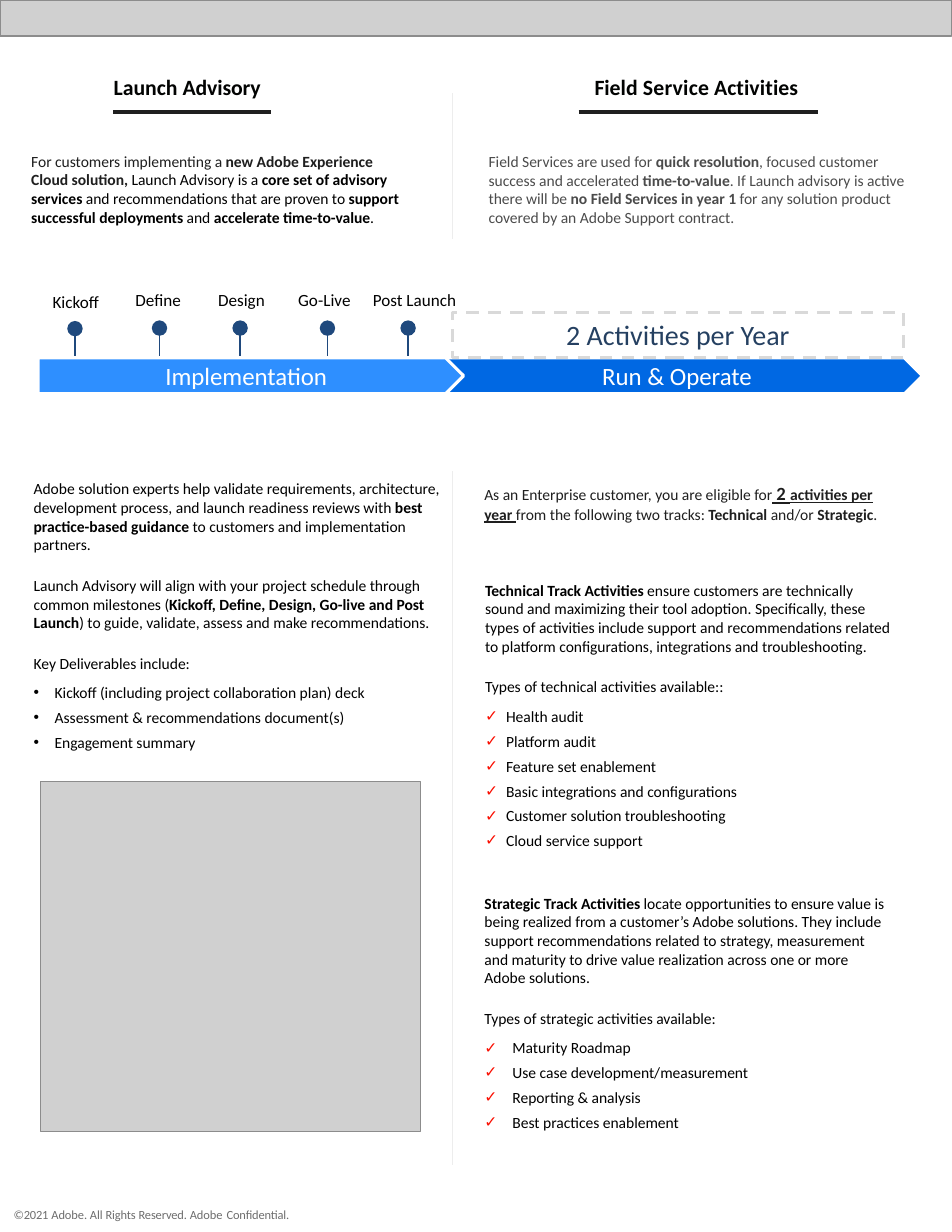
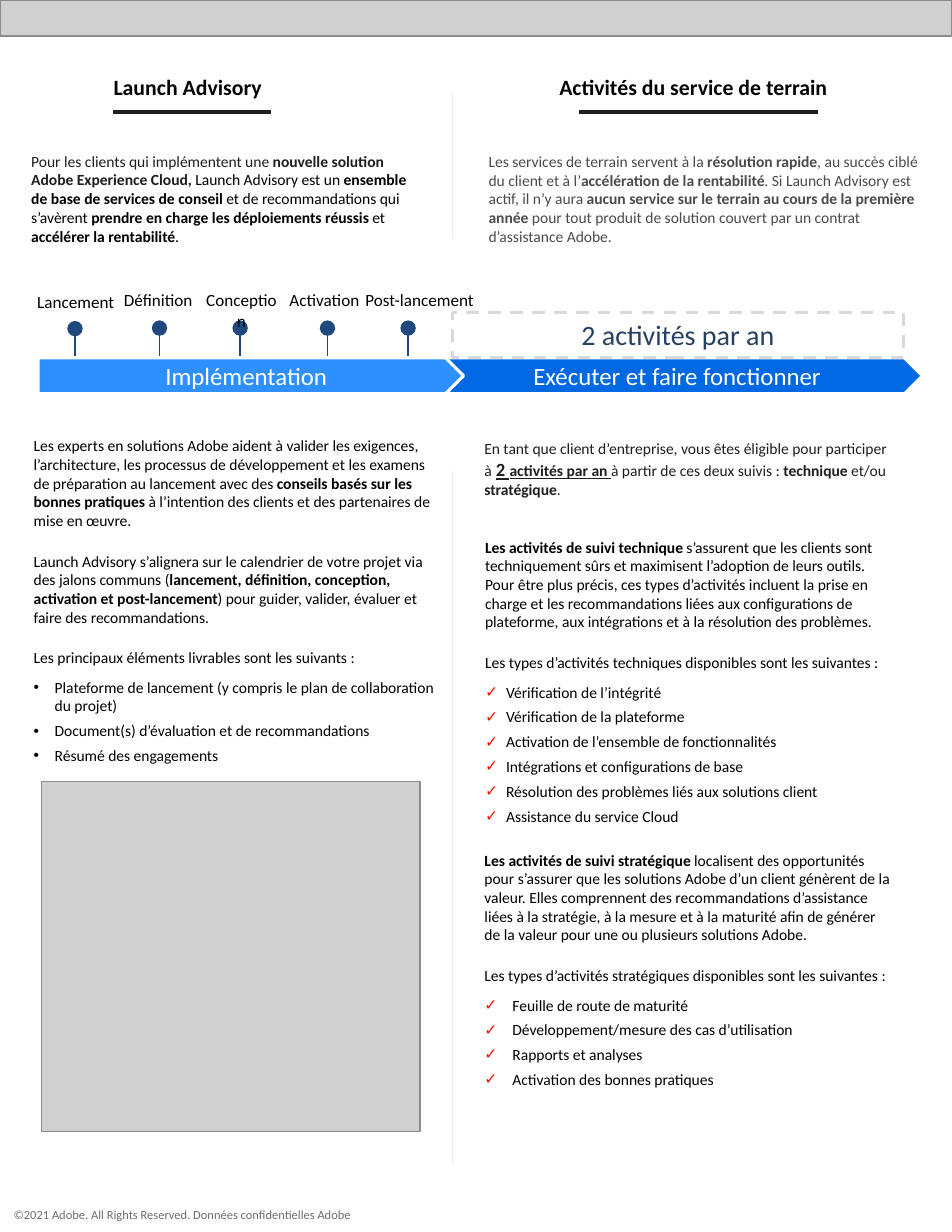
Before and after one commit to AdobeDocs/support-resources.fr-FR, a slide deck: slide 3 of help/data-sheets/assets/EnterpriseSupportDatasheet.pptx. Drawn at 952x1232 pixels with LibreOffice and Linux fonts; fonts in the diff are those of the drawing; grey boxes stand for pictures. Boxes give left, top, right and bottom in pixels: in the first picture for what was removed or moved away, otherwise in the second. Text is boxed around its words. In the diff, an @@ line names an element or a change of style, - is before the commit and + after.

```diff
--- a/help/data-sheets/assets/EnterpriseSupportDatasheet.pptx
+++ b/help/data-sheets/assets/EnterpriseSupportDatasheet.pptx
@@ text at (559,79,827,95): text changed @@
-Field Service Activities
+Activités du service de terrain
@@ text at (31,156,407,226): text changed @@
-For customers implementing a new Adobe Experience Cloud solution, Launch Advisory is a core set of advisory services and recommendations that are proven to support successful deployments and accelerate time-to-value.
+Pour les clients qui implémentent une nouvelle solution Adobe Experience Cloud, Launch Advisory est un ensemble de base de services de conseil et de recommandations qui s’avèrent prendre en charge les déploiements réussis et accélérer la rentabilité.
@@ text at (489,156,918,242): text changed @@
-Field Services are used for quick resolution, focused customer success and accelerated time-to-value. If Launch advisory is active there will be no Field Services in year 1 for any solution product covered by an Adobe Support contract.
+Les services de terrain servent à la résolution rapide, au succès ciblé du client et à l’accélération de la rentabilité. Si Launch Advisory est actif, il n’y aura aucun service sur le terrain au cours de la première année pour tout produit de solution couvert par un contrat d’assistance Adobe.
@@ text at (37,297,114,308): text changed @@
-Kickoff
+Lancement
@@ text at (124,294,192,306): text changed @@
-Define
+Définition
@@ text at (289,294,359,306): text changed @@
-Go-Live
+Activation
@@ text at (365,294,473,306): text changed @@
-Post Launch
+Post-lancement
@@ text in rectangle at (581,325,774,350): text changed @@
-2 Activities per Year
+2 activités par an
@@ text in pentagon arrow at (165,367,327,389): text changed @@
-Implementation
+Implémentation
@@ text in pentagon arrow at (533,368,821,386): text changed @@
-Run & Operate
+Exécuter et faire fonctionner
@@ text at (34,440,434,764): text changed @@
-Adobe solution experts help validate requirements, architecture, development process, and launch readiness reviews with best practice-based guidance to customers and implementation partners.
-Launch Advisory will align with your project schedule through common milestones (Kickoff, Define, Design, Go-live and Post Launch) to guide, validate, assess and make recommendations.
-Key Deliverables include:
-• Kickoff (including project collaboration plan) deck
-• Assessment & recommendations document(s)
-• Engagement summary
+Les experts en solutions Adobe aident à valider les exigences, l’architecture, les processus de développement et les examens de préparation au lancement avec des conseils basés sur les bonnes pratiques à l’intention des clients et des partenaires de mise en œuvre.
+Launch Advisory s’alignera sur le calendrier de votre projet via des jalons communs (lancement, définition, conception, activation et post-lancement) pour guider, valider, évaluer et faire des recommandations.
+Les principaux éléments livrables sont les suivants :
+• Plateforme de lancement (y compris le plan de collaboration du projet)
+• Document(s) d’évaluation et de recommandations
+• Résumé des engagements
@@ text at (484,443,887,498): text changed @@
-As an Enterprise customer, you are eligible for 2 activities per year from the following two tracks: Technical and/or Strategic.
+En tant que client d’entreprise, vous êtes éligible pour participer à 2 activités par an à partir de ces deux suivis : technique et/ou stratégique.
@@ text at (485,542,872,822): text changed @@
-Technical Track Activities ensure customers are technically sound and maximizing their tool adoption. Specifically, these types of activities include support and recommendations related to platform configurations, integrations and troubleshooting.
-Types of technical activities available::
-✓ Health audit
-✓ Platform audit
-✓ Feature set enablement
-✓ Basic integrations and configurations
-✓ Customer solution troubleshooting
-✓ Cloud service support
+Les activités de suivi technique s’assurent que les clients sont techniquement sûrs et maximisent l’adoption de leurs outils. Pour être plus précis, ces types d’activités incluent la prise en charge et les recommandations liées aux configurations de plateforme, aux intégrations et à la résolution des problèmes.
+Les types d’activités techniques disponibles sont les suivantes :
+✓ Vérification de l’intégrité
+✓ Vérification de la plateforme
+✓ Activation de l’ensemble de fonctionnalités
+✓ Intégrations et configurations de base
+✓ Résolution des problèmes liés aux solutions client
+✓ Assistance du service Cloud
@@ text at (315,574,390,588): text changed @@
-Design
+Conception
@@ text at (484,855,890,1088): text changed @@
-Strategic Track Activities locate opportunities to ensure value is being realized from a customer’s Adobe solutions. They include support recommendations related to strategy, measurement and maturity to drive value realization across one or more Adobe solutions.
-Types of strategic activities available:
-✓ Maturity Roadmap
-✓ Use case development/measurement
-✓ Reporting & analysis
-✓ Best practices enablement
+Les activités de suivi stratégique localisent des opportunités pour s’assurer que les solutions Adobe d’un client génèrent de la valeur. Elles comprennent des recommandations d’assistance liées à la stratégie, à la mesure et à la maturité afin de générer de la valeur pour une ou plusieurs solutions Adobe.
+Les types d’activités stratégiques disponibles sont les suivantes :
+✓ Feuille de route de maturité
+✓ Développement/mesure des cas d’utilisation
+✓ Rapports et analyses
+✓ Activation des bonnes pratiques
@@ text at (14,1210,351,1221): text changed @@
-©2021 Adobe. All Rights Reserved. Adobe Confidential.
+©2021 Adobe. All Rights Reserved. Données confidentielles Adobe
```
Also in this commit, not shown: 2 other slides changed, 1 slide added, 1 slide removed, 7 other files.
